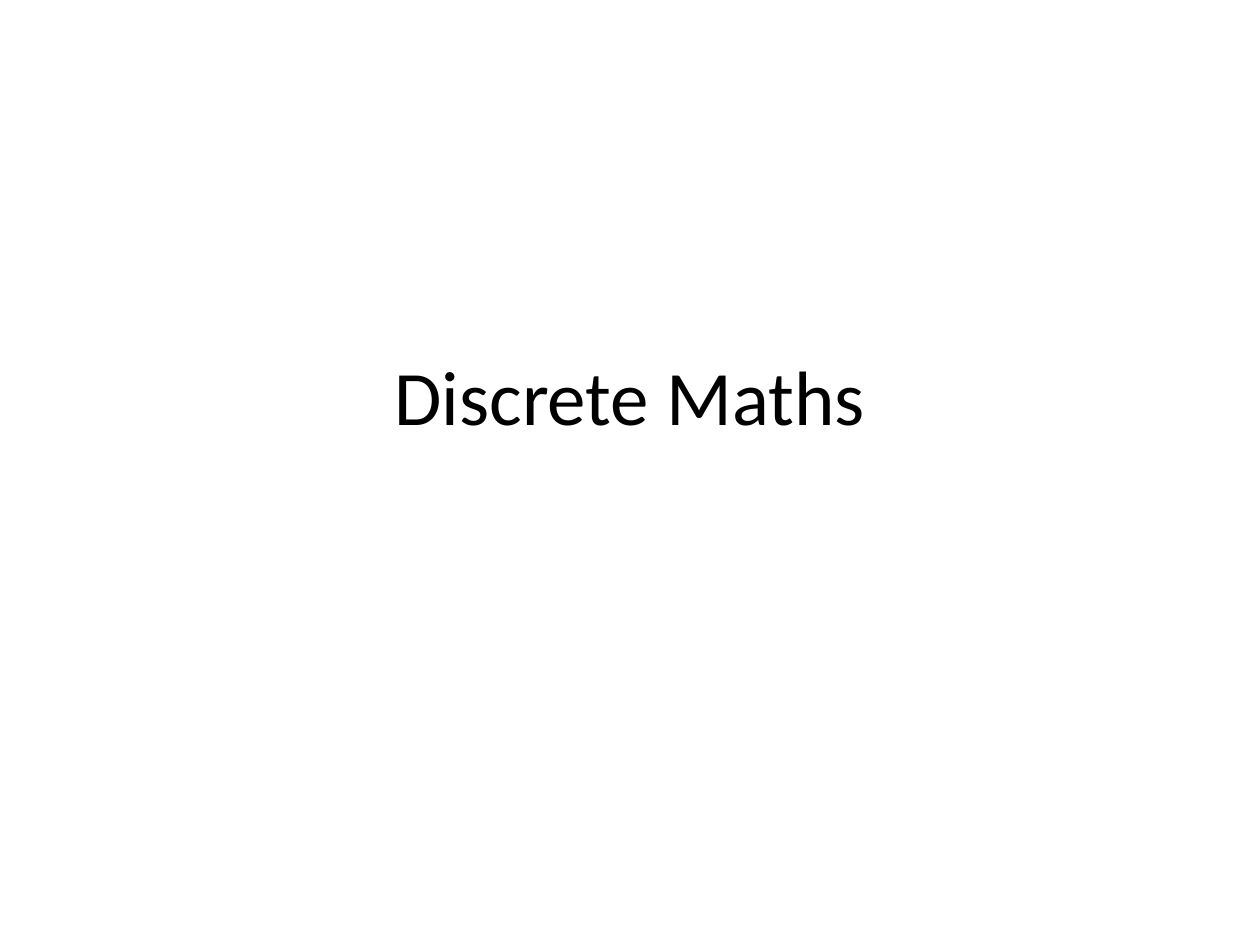
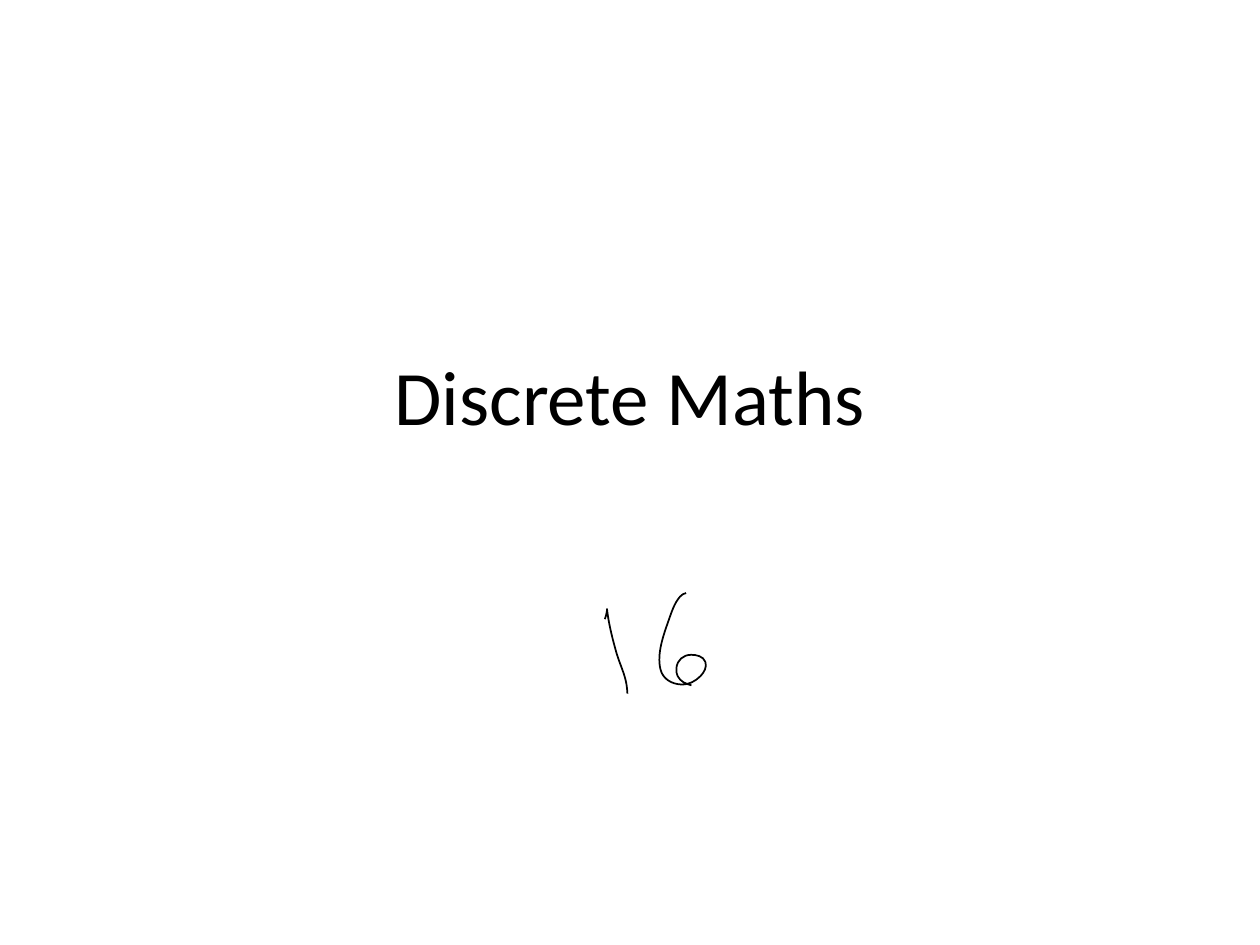
Before and after one commit to ProfJigarPandya/my-content, a slide deck: slide 1 of DiscreteMaths/Lect16.pptx. Drawn at 1260x945 pixels with LibreOffice and Linux fonts; fonts in the diff are those of the drawing. Boxes give left, top, right and bottom in pixels: in the first picture for what was removed or moved away, otherwise in the second. Text is boxed around its words. In the diff, an @@ line names an element or a change of style, - is before the commit and + after.

```diff
--- a/DiscreteMaths/Lect16.pptx
+++ b/DiscreteMaths/Lect16.pptx
@@ freeform shape added at bbox=[605, 593, 707, 694], outline #000000 0.99 pt @@
```
Also in this commit, not shown: 22 other slides changed, 7 slides added, 11 slides removed, 1 other file.
